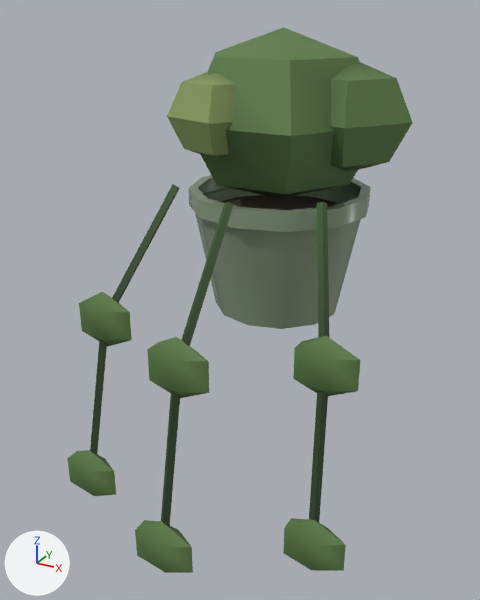
Two versions of the glTF model games/deux-tabliers/assets/modeles/pothos_etagere.glb, one commit apart.
Camera for both pictures: a 50 mm lens placed at (0.247, -0.521, 0.254), pointed at (0.001, -0.074, 0.031). The axes (+X, +Y, +Z) are drawn at lower left. The lights are the same throughout. The picture after the commit comes second. Vertices at exactly the same position are counted once.

In view in the first picture: 'pothos_etagere'.
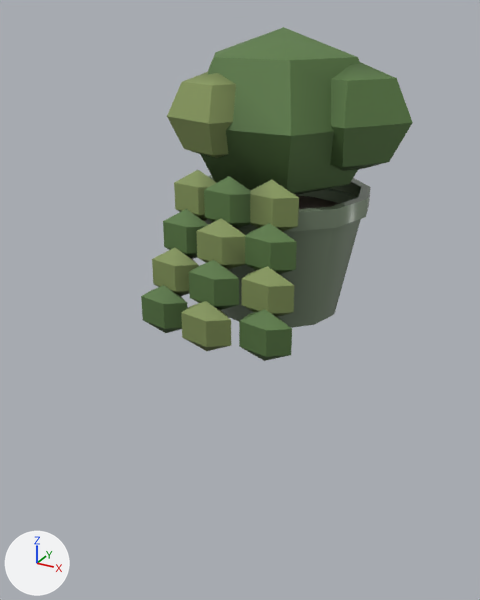
The change, as a diff of the scene's bpy script:
```diff
--- a/games/deux-tabliers/assets/modeles/pothos_etagere.glb.py
+++ b/games/deux-tabliers/assets/modeles/pothos_etagere.glb.py
@@ me_pothos_etagere @@
 # used by ob_pothos_etagere; location = (0.0, 0.0, 0.0)
-me_pothos_etagere.from_pydata(...)  # 275 vertices, 458 faces; spans x -0.117..0.133, y -0.22..0.096, z -0.145..0.24
+me_pothos_etagere.from_pydata(...)  # 299 vertices, 506 faces; spans x -0.09..0.111, y -0.132..0.096, z 0.0..0.24
+# me_pothos_etagere part 1: a new loose piece, a UV sphere (5 segments, 3 rings, poles along z) spanning x 0.021..0.062, y -0.113..-0.09, z 0.033..0.077, in mat_dt_meubles
+# me_pothos_etagere part 2: a new loose piece, a UV sphere (5 segments, 3 rings, poles along z) spanning x -0.059..-0.018, y -0.1..-0.077, z 0.063..0.107, in mat_dt_meubles
+# me_pothos_etagere part 3: a new loose piece, a UV sphere (5 segments, 3 rings, poles along z) spanning x -0.064..-0.023, y -0.111..-0.088, z 0.033..0.077, in mat_dt_meubles
+# me_pothos_etagere part 4: a new loose piece, a UV sphere (5 segments, 3 rings, poles along z) spanning x -0.069..-0.028, y -0.122..-0.098, z 0.003..0.047, in mat_dt_meubles
+# me_pothos_etagere part 5: the loose piece of 12 vertices spanning x -0.012..0.035, y -0.22..-0.2, z -0.145..-0.095 is deleted
+# me_pothos_etagere part 6: the loose piece of 12 vertices spanning x -0.117..-0.07, y -0.178..-0.158, z -0.145..-0.095 is deleted
+# me_pothos_etagere part 7: the loose piece of 12 vertices spanning x 0.086..0.133, y -0.163..-0.144, z -0.145..-0.095 is deleted
+# me_pothos_etagere part 8
+# 48 vertices are removed from x -0.11..0.125, y -0.214..-0.072, z -0.121..0.122
+# 128 faces are deleted
+# 36 vertices move from x -0.092..0.125, y -0.19..-0.062, z 0.007..0.122 to x -0.028..0.066, y -0.132..-0.066, z 0.003..0.137
+# 26 vertices are added at x -0.054..0.044, y -0.128..-0.07, z 0.003..0.137
+# 12 new vertices lie (0.0, 0.0, 0.022) away from vertices in x -0.092..0.125, y -0.184..-0.062, z 0.019..0.122
+# 12 new vertices lie (0.0, 0.0, -0.022) away from vertices in x -0.08..0.1, y -0.19..-0.077, z 0.007..0.122
+# 10 new vertices lie (0.0, 0.0, 0.022) away from vertices in x -0.054..0.019, y -0.121..-0.07, z 0.014..0.104
+# 156 new faces join them
+# me_pothos_etagere part 9: 6 kept faces spanning x 0.013..0.066, y -0.124..-0.068, z 0.036..0.104 get new texture (UV) coordinates
+# me_pothos_etagere part 10: 171 kept faces spanning x -0.09..0.111, y -0.124..0.096, z 0.0..0.219 get new vertex colours
 me_pothos_etagere.materials.append(mat_dt_meubles)
```

Boxes [x1, y1, x2, y2] around the edits, measured in the pictures (480 x 600 px; the box of a moved part takes in the faces that stretch with it):
'pothos_etagere', reshaped (21% narrower, 39% shorter)
    before: [67, 27, 413, 573]
    after: [141, 27, 413, 361]
part 1 of me_pothos_etagere, added (green)
    after: [241, 266, 294, 317]
part 2 of me_pothos_etagere, added (green)
    after: [163, 209, 208, 259]
part 3 of me_pothos_etagere, added (green)
    after: [152, 248, 199, 296]
part 4 of me_pothos_etagere, added (green)
    after: [141, 285, 188, 333]
part 5 of me_pothos_etagere, deleted (green)
    before: [135, 520, 193, 573]
part 6 of me_pothos_etagere, deleted (green)
    before: [67, 450, 116, 496]
part 7 of me_pothos_etagere, deleted (green)
    before: [283, 518, 346, 571]
part 8 of me_pothos_etagere, moved or reshaped
    before: [79, 184, 361, 526]
    after: [174, 170, 299, 361]
part 9 of me_pothos_etagere, surface changed
    before: [322, 202, 330, 338]
    after: [241, 309, 292, 330]
part 10 of me_pothos_etagere, edited (looks the same)
    both: [167, 57, 412, 328]
